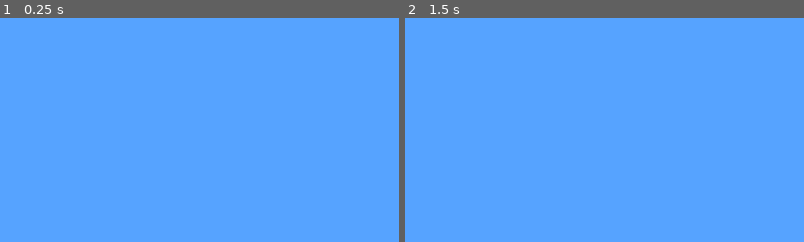
Above: before the commit, frames 1-2 (left to right).
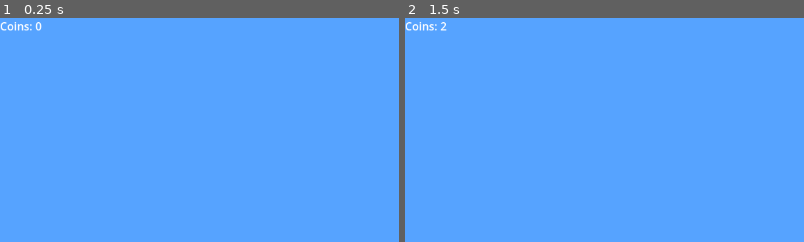
Above: after the commit, the same moments.

Repository: Isaas3/platformer
Game: Godot game, scene res://world.tscn
Two runs of this game, one before a commit and one after it. Both use one fixed random seed, a clock stepped at 60 frames per second and the inputs below.
Inputs:
- Up to frame 1 (0.25 s): no input
- Up to frame 2 (1.5 s): hold Right (ui_right) from 0.53 s (still down); tap Up (ui_up) at 0.77 s
The pictures show only the part of the screen within x 0-50%, y 0-50%; the shares and areas given below are measured in that part.

The runs differ from the first frame. In frame 1, 0.2% of the frame differs, in the area x 0-11%, y 1-6%; in frame 2, 0.2%.

Commit message:
Added Coin Sound FX and GUI
End of video 8.

Diff:
--- a/coin.gd
+++ b/coin.gd
@@ -1,16 +1,10 @@
 extends Sprite2D
 
-
-# Called when the node enters the scene tree for the first time.
-func _ready():
-	pass # Replace with function body.
-
-
-# Called every frame. 'delta' is the elapsed time since the previous frame.
-func _process(delta):
-	pass
-
+var is_collected = false
 
 func _on_interaction_body_entered(body):
-	if body.is_in_group("Player"):
-		queue_free()
+	if body.is_in_group("Player") and not is_collected:
+		is_collected = true
+		Global.total_coins += 1
+		$interaction/AudioStreamPlayer2D.play()
+		hide()
--- a/coin.tscn
+++ b/coin.tscn
@@ -1,7 +1,8 @@
-[gd_scene load_steps=4 format=3 uid="uid://doge7qhtwp1ob"]
+[gd_scene load_steps=5 format=3 uid="uid://doge7qhtwp1ob"]
 
 [ext_resource type="Texture2D" uid="uid://sdtkwyo5ccdt" path="res://super-bazza-bogan/coin.png" id="1_y2moe"]
 [ext_resource type="Script" path="res://coin.gd" id="2_ldqlb"]
+[ext_resource type="AudioStream" uid="uid://bes4xyq2enqt0" path="res://super-bazza-bogan/coin.mp3" id="3_egk18"]
 
 [sub_resource type="CapsuleShape2D" id="CapsuleShape2D_5fk8a"]
 
@@ -15,4 +16,7 @@
 [node name="CollisionShape2D" type="CollisionShape2D" parent="interaction"]
 shape = SubResource("CapsuleShape2D_5fk8a")
 
+[node name="AudioStreamPlayer2D" type="AudioStreamPlayer2D" parent="interaction"]
+stream = ExtResource("3_egk18")
+
 [connection signal="body_entered" from="interaction" to="." method="_on_interaction_body_entered"]
--- /dev/null
+++ b/coin_gui.gd
@@ -0,0 +1,4 @@
+extends CanvasLayer
+
+func _process(delta):
+	$Label.text = "Coins: " + str(Global.total_coins)
--- /dev/null
+++ b/coin_gui.tscn
@@ -0,0 +1,10 @@
+[gd_scene load_steps=2 format=3 uid="uid://dtf0va12ca03j"]
+
+[ext_resource type="Script" path="res://coin_gui.gd" id="1_2p346"]
+
+[node name="coin_gui" type="CanvasLayer"]
+script = ExtResource("1_2p346")
+
+[node name="Label" type="Label" parent="."]
+offset_right = 40.0
+offset_bottom = 23.0
--- /dev/null
+++ b/global.gd
@@ -0,0 +1,3 @@
+extends Node
+
+var total_coins = 0
--- a/project.godot
+++ b/project.godot
@@ -15,6 +15,10 @@
 config/features=PackedStringArray("4.1", "GL Compatibility")
 config/icon="res://icon.svg"
 
+[autoload]
+
+Global="*res://global.gd"
+
 [rendering]
 
 textures/canvas_textures/default_texture_filter=0
--- a/world.tscn
+++ b/world.tscn
@@ -7,6 +7,7 @@
 [ext_resource type="PackedScene" uid="uid://biija64ja5e3" path="res://toad.tscn" id="4_7lpux"]
 [ext_resource type="PackedScene" uid="uid://crtb646t7qcm8" path="res://big_toad.tscn" id="5_kwbq6"]
 [ext_resource type="PackedScene" uid="uid://doge7qhtwp1ob" path="res://coin.tscn" id="6_kgg22"]
+[ext_resource type="PackedScene" uid="uid://dtf0va12ca03j" path="res://coin_gui.tscn" id="8_xoulb"]
 
 [sub_resource type="TileSetAtlasSource" id="TileSetAtlasSource_1rud7"]
 texture = ExtResource("1_sr07j")
@@ -70,4 +71,6 @@
 position = Vector2(575.5, 663.5)
 shape = SubResource("RectangleShape2D_67j4j")
 
+[node name="coin_gui" parent="." instance=ExtResource("8_xoulb")]
+
 [connection signal="body_entered" from="interact" to="." method="_on_interact_body_entered"]
Not shown: 1 places in world.tscn that only renumber resources
